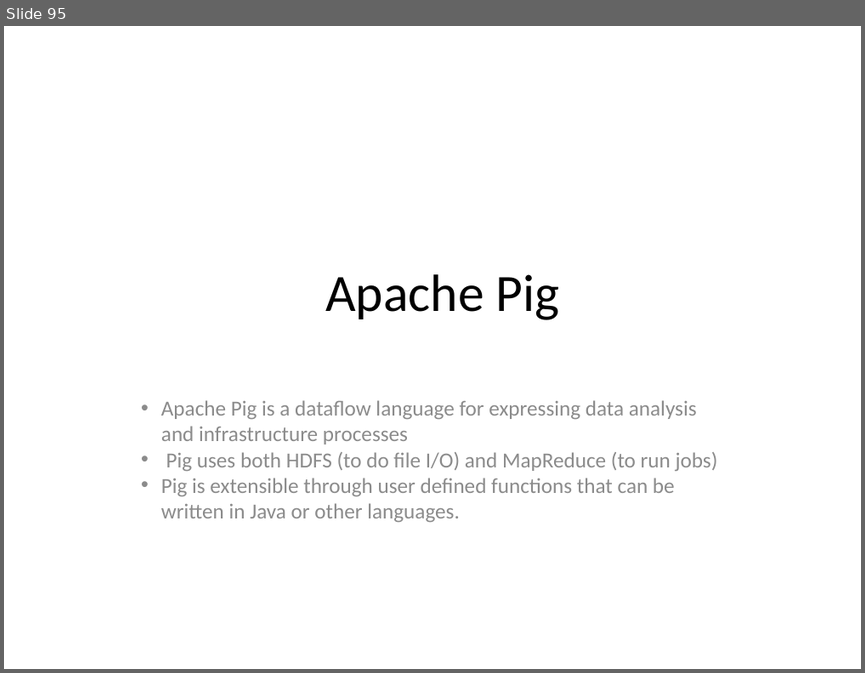
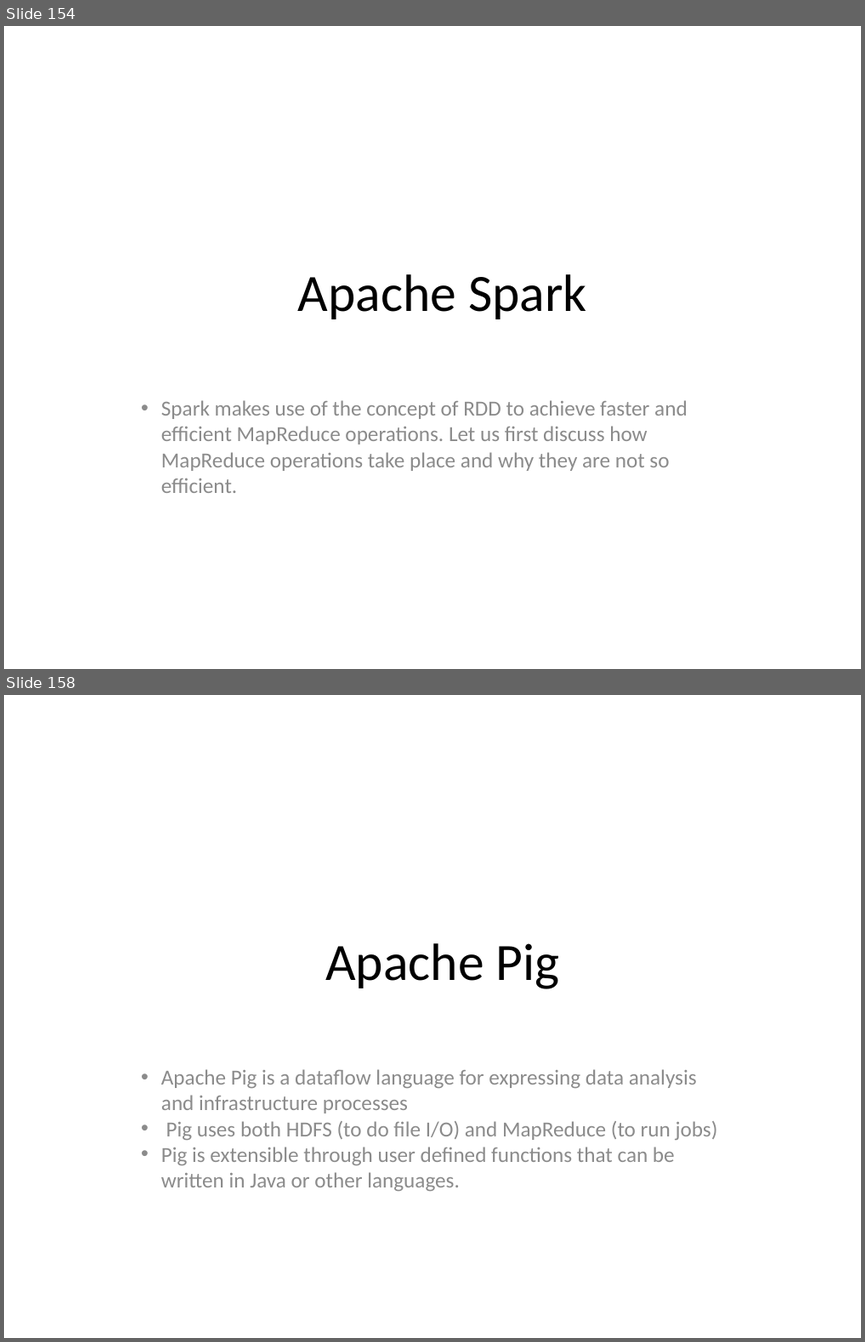
Before and after one commit to redmage123/hadoop, a slide deck: slides/The need for Big Data.pptx. Shown one above the other, each under a label of ours: slide 95 before the commit, slides 154 and 158 after it; the slides between them are not shown. The pictures are 865x673 and 865x1342 pixels, drawn with LibreOffice and Linux fonts; fonts in the diff are those of the drawing. Boxes give left, top, right and bottom in pixels: in the first picture for what was removed or moved away, otherwise in the second. Text is boxed around its words. In the diff, an @@ line names an element or a change of style, - is before the commit and + after.

Commit message:
Added HA config examples and added new chapters on Apache Spark and Hadoop HA

```diff
--- a/slides/The need for Big Data.pptx
+++ b/slides/The need for Big Data.pptx
@@ slide 154 added at (4,26,861,669), background #FFFFFF @@
@@ text added at (298,274,587,319), 44 pt, text #000000 @@
+Apache Spark
@@ text added at (161,400,687,493), 18 pt, text #8B8B8B @@
+• Spark makes use of the concept of RDD to achieve faster and efficient MapReduce operations. Let us first discuss how MapReduce operations take place and why they are not so efficient.
@@ what was slide 95 is now slide 158 @@
```
Also in this commit, not shown: 62 other slides added, 10 other files.
